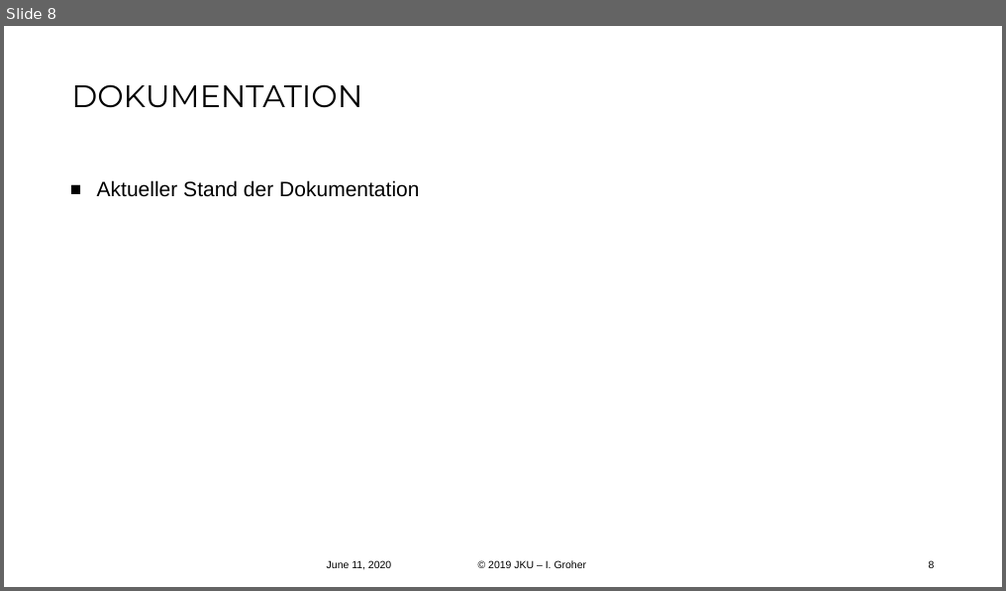
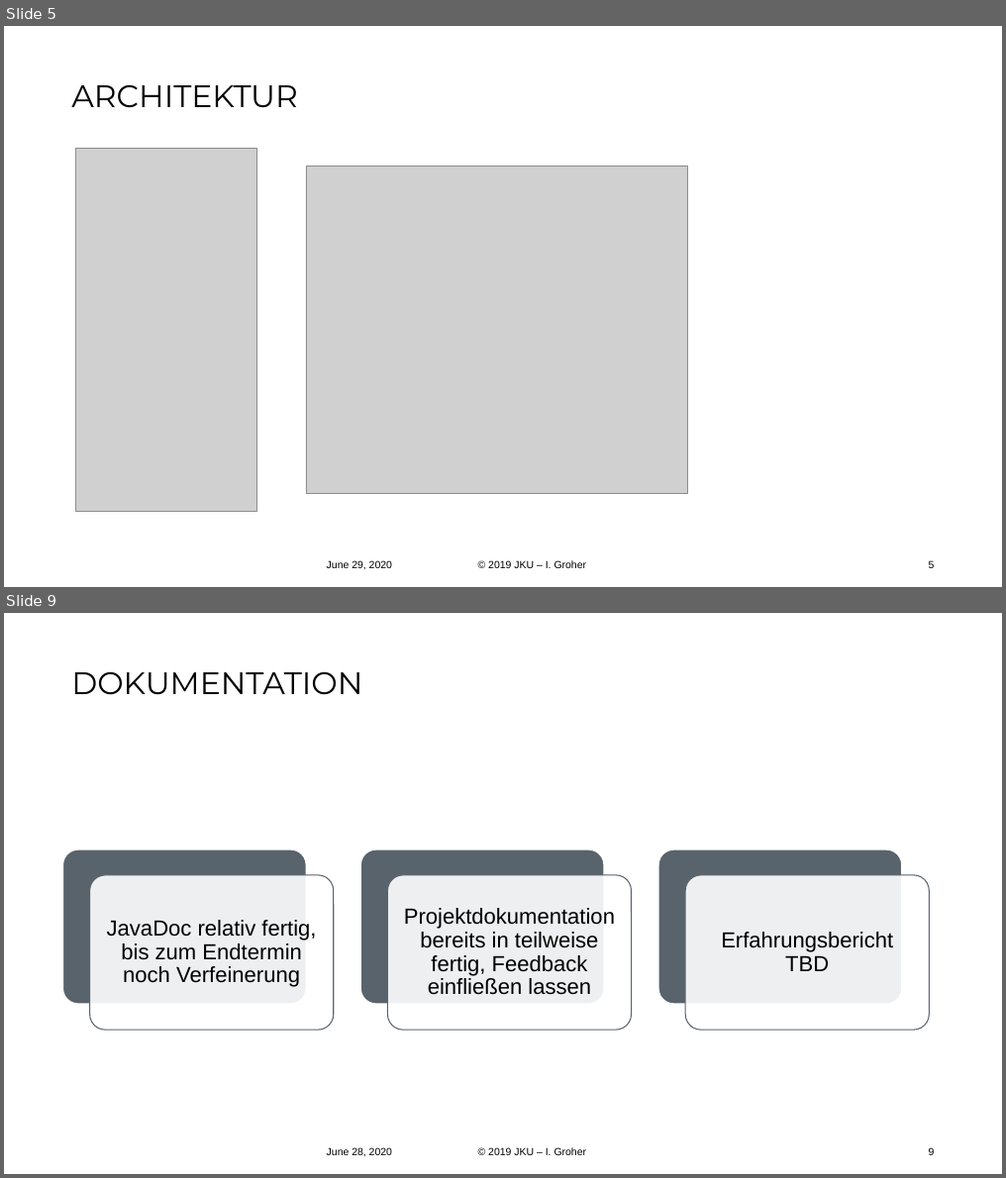
Before and after one commit to FireRedDev/TaskyCompanion, a slide deck: Release 3.pptx. Shown one above the other, each under a label of ours: slide 8 before the commit, slides 5 and 9 after it; the slides between them are not shown. The pictures are 1006x591 and 1006x1178 pixels, drawn with LibreOffice and Linux fonts; fonts in the diff are those of the drawing; grey boxes stand for pictures; background and template pictures are left out. Boxes give left, top, right and bottom in pixels: in the first picture for what was removed or moved away, otherwise in the second. Text is boxed around its words. In the diff, an @@ line names an element or a change of style, - is before the commit and + after.

```diff
--- a/Release 3.pptx
+++ b/Release 3.pptx
@@ slide 9 added at [4, 613, 1002, 1174], background #FFFFFF @@
@@ title added at [71, 671, 362, 695], 30 pt, text #000000 @@
+DOKUMENTATION
@@ group added at [62, 850, 930, 1030]: 6 rounded rectangles, 3 texts @@
+JavaDoc relativ fertig, bis zum Endtermin noch Verfeinerung
+Projektdokumentation bereits in teilweise fertig, Feedback einfließen lassen
+Erfahrungsbericht TBD
@@ text added at [327, 1148, 392, 1157], 10 pt, text #000000 @@
+June 28, 2020
@@ text added at [488, 1148, 587, 1156], 10 pt, text #000000 @@
+© 2019 JKU – I. Groher
@@ page number added at [929, 1148, 935, 1156], 10 pt, text #000000 @@
+9
@@ what was slide 8 is now slide 5 @@
@@ slide 5 changed as well @@
@@ title at [71, 84, 298, 108]: text changed @@
-DOKUMENTATION
+ARCHITEKTUR
@@ picture added at [76, 149, 257, 511] @@
@@ picture added at [306, 166, 687, 494] @@
@@ text removed at [97, 180, 419, 197] @@
-■ Aktueller Stand der Dokumentation
@@ text at [327, 561, 392, 570]: text changed @@
-June 11, 2020
+June 29, 2020
@@ page number at [929, 561, 935, 569]: text changed @@
-8
+5
```
Also in this commit, not shown: 8 other slides changed, 1 other slide added, 1 slide removed, 1 other file.
